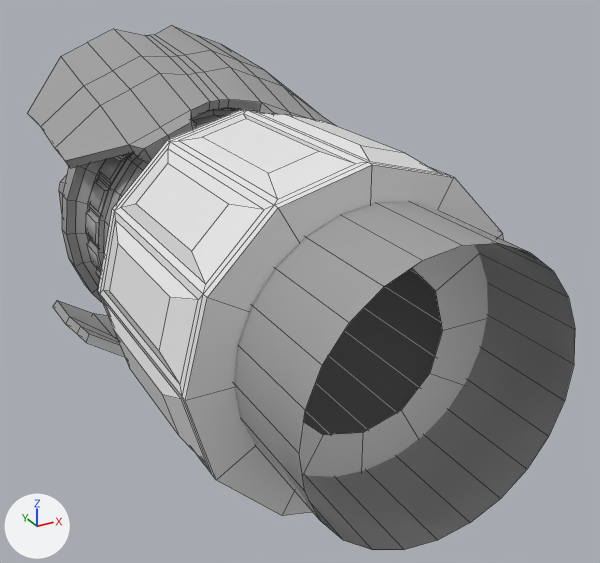
The FBX model Assets/3D Assets/Meshes/Arran/EngineTest/Engine_Up_Ani.fbx, before and after one commit.
Rendered twice from a 50 mm camera at (-11.2, -24.1, 10.6) aimed at (1.1, -1.7, -0.6). Arrows for +X, +Y and +Z are at lower left; the lights stay in place. The picture after the commit comes second. Both versions are drawn at frame 1 of the action 'Take 001'; the numbers are the values there. Mesh edges are drawn as thin lines.

Names of what the first picture shows: 'Engine Cone_1_UpAni', 'Engine Cover_1', 'Engine cone Large Falp_1', 'Engine cone Large Falp_2' and 1 more.
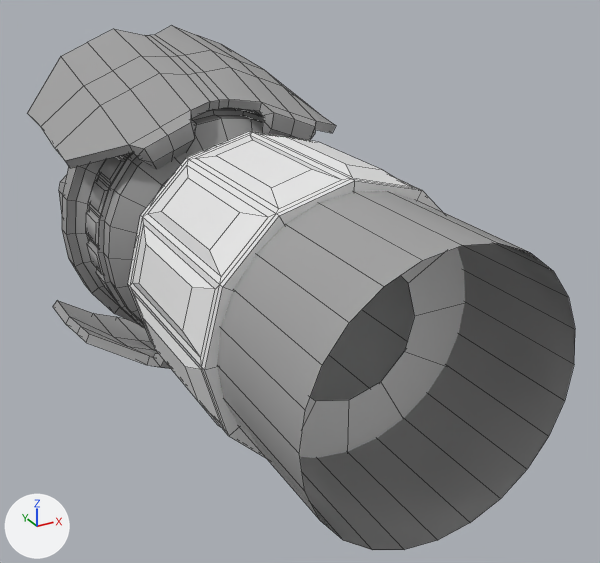
Where the change shows, as pixel boxes (x1, y1, x2, y2) in the pictures (600 x 563 px):
'Engine Cover_1', moved, rescaled (17% narrower, 19% shorter)
    before: (98, 109, 504, 516)
    after: (128, 131, 465, 459)

The edits, one by one:
me_mesh_001 is used by ob_engine_cover_1; parent ob_engine_cone_1_upani; location (-20.15, 14.37, -927.0); scale (1.32, 1.32, 1.32).
me_mesh_001 had 180 vertices, 168 faces and spanned x -477.0..477.0, y -477.0..477.0, z 0.0..671.0.
me_mesh_001 now has 180 vertices, 168 faces and spans x -477.0..477.0, y -76.0..878.0, z -671.0..0.0.
me_mesh_001 part 1: the whole mesh is moved by (0.0, 401.0, -671.0).
Object 'Engine Cover_1' (ob_engine_cover_1) moves from (-20.15, 14.37, -927.0) to (-0.00981, -442.6, -52.11).
Object 'Engine Cover_1' (ob_engine_cover_1) is rescaled from (1.32, 1.32, 1.32) to (1.12, 1.12, 1.12).
